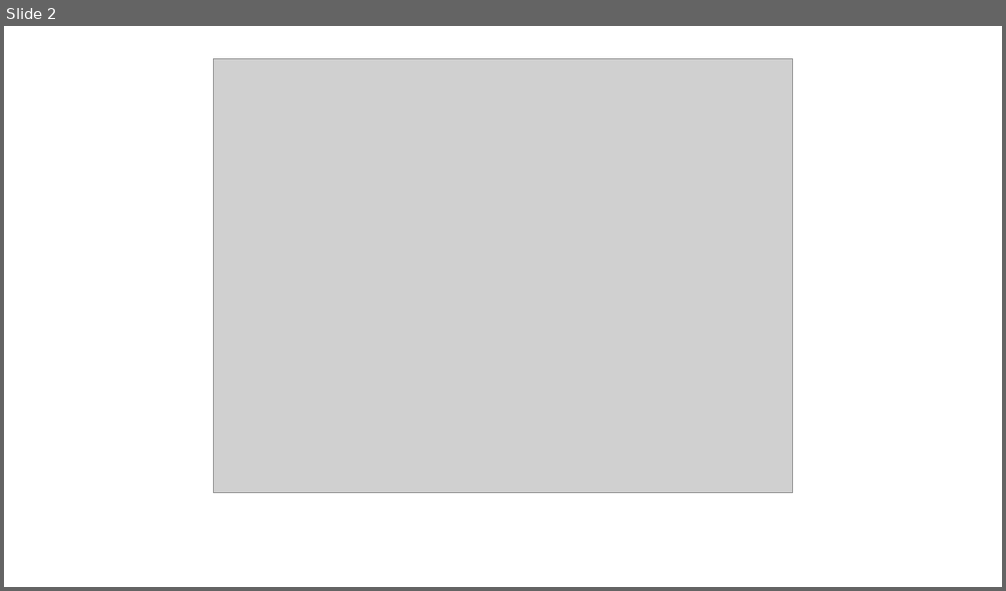
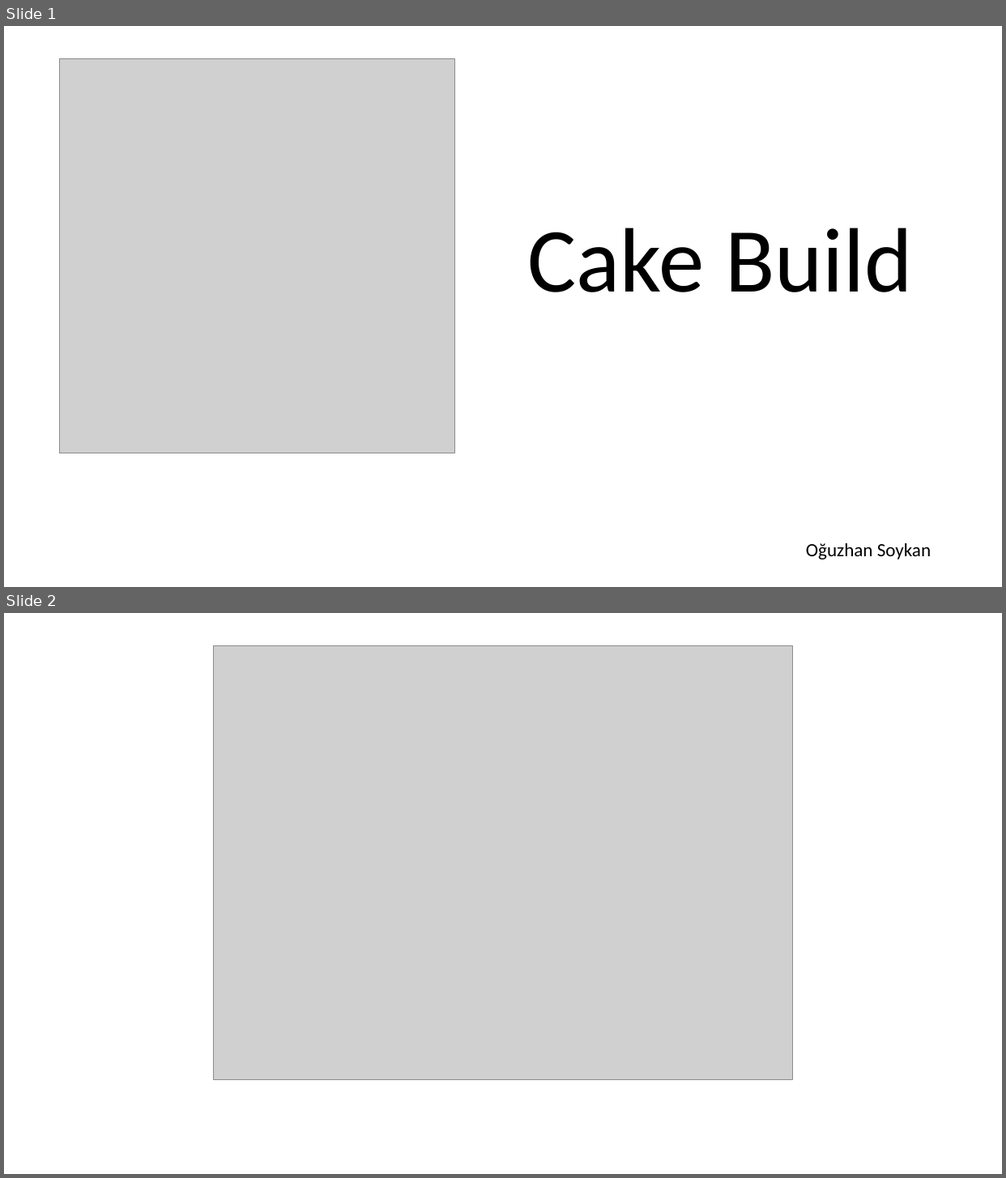
Before and after one commit to osoykan/Samples, a slide deck: cake-build/cake.pptx. Shown one above the other, each under a label of ours: slide 2 before the commit, slides 1 and 2 after it. The pictures are 1006x591 and 1006x1178 pixels, drawn with LibreOffice and Linux fonts; fonts in the diff are those of the drawing; grey boxes stand for pictures. Boxes give left, top, right and bottom in pixels: in the first picture for what was removed or moved away, otherwise in the second. Text is boxed around its words. In the diff, an @@ line names an element or a change of style, - is before the commit and + after.

```diff
--- a/cake-build/cake.pptx
+++ b/cake-build/cake.pptx
@@ slide 1 added at [4,26,1002,587], background #FFFFFF @@
@@ picture added at [59,58,454,454] @@
@@ text added at [528,228,913,292], 88 pt, text #000000 @@
+Cake Build
@@ text added at [806,544,931,560], 18 pt, text #000000 @@
+Oğuzhan Soykan
```
Also in this commit, not shown: 2 slides changed, 2 other slides added, 2 slides removed.
